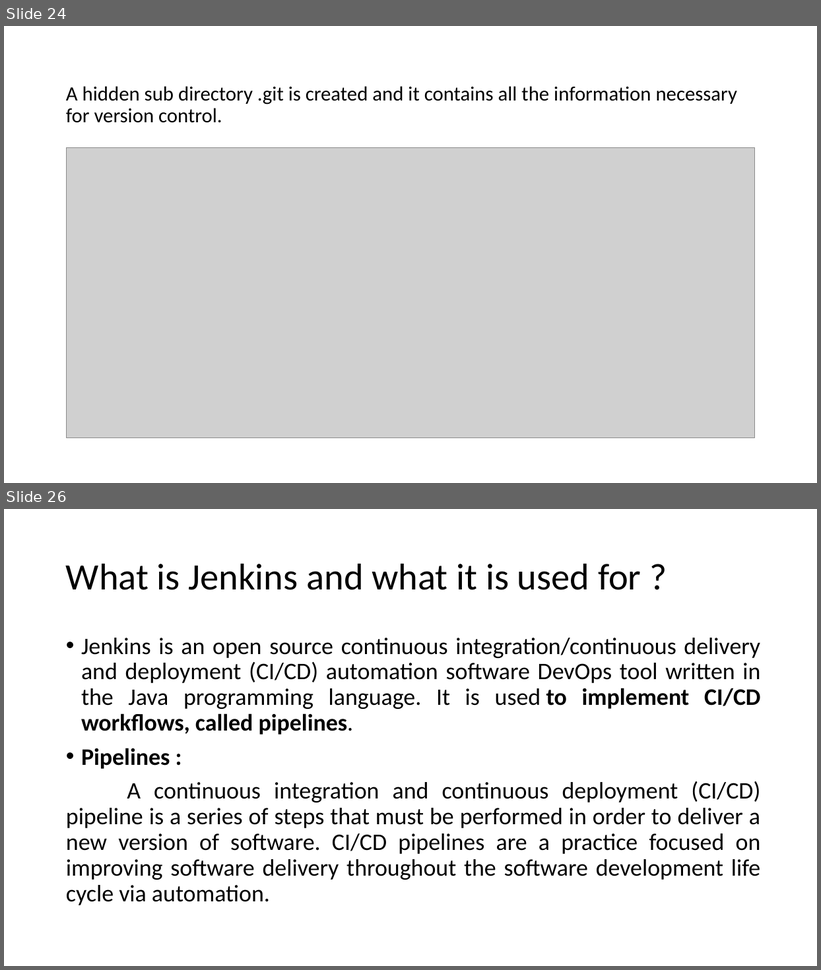
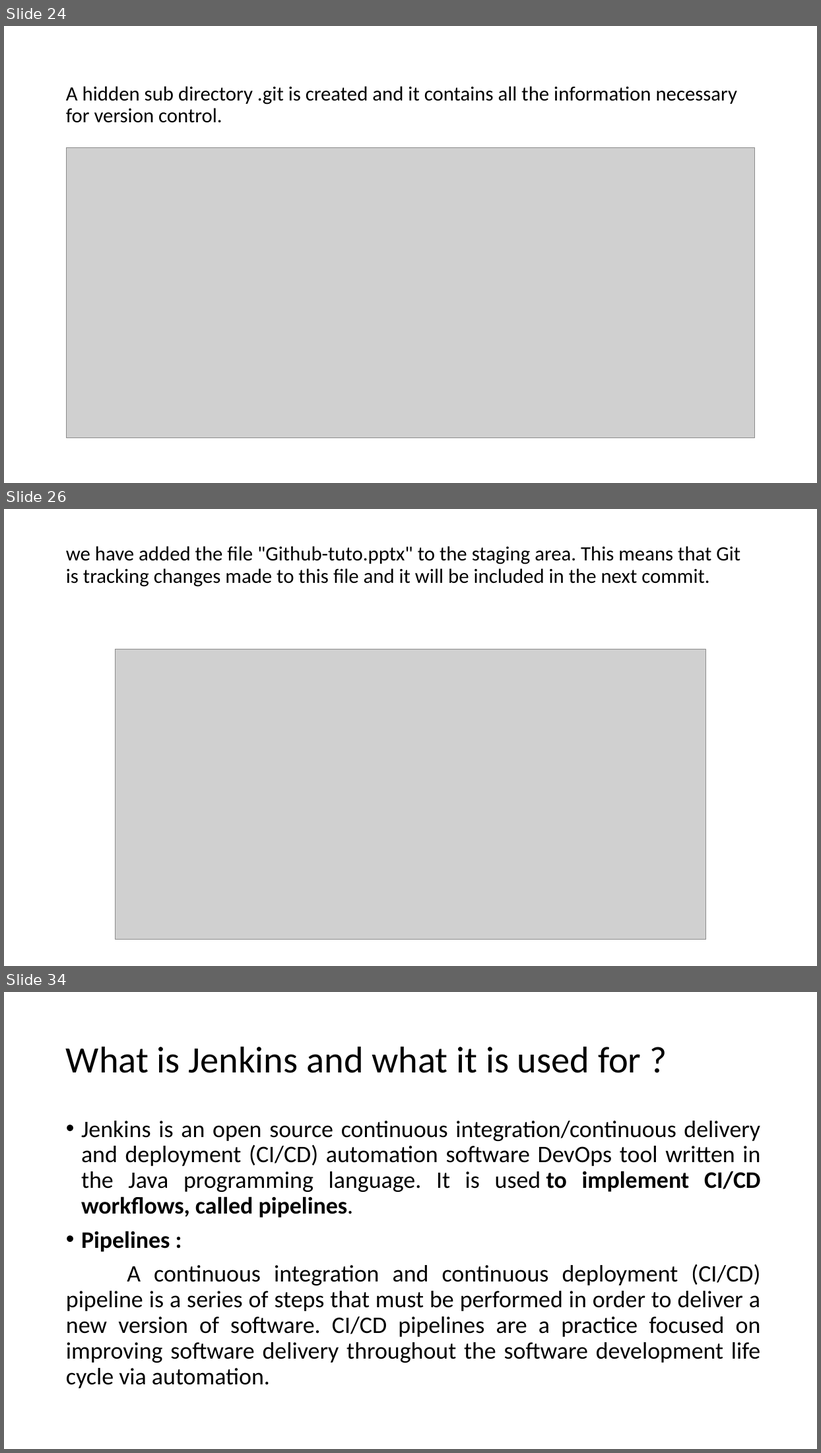
Before and after one commit to SkinnySyd/tutoGithub, a slide deck: Github-tuto.pptx. Shown one above the other, each under a label of ours: slides 24 and 26 before the commit, slides 24, 26 and 34 after it; the slides between them are not shown. The pictures are 821x970 and 821x1453 pixels, drawn with LibreOffice and Linux fonts; fonts in the diff are those of the drawing; grey boxes stand for pictures. Boxes give left, top, right and bottom in pixels: in the first picture for what was removed or moved away, otherwise in the second. Text is boxed around its words. In the diff, an @@ line names an element or a change of style, - is before the commit and + after.

```diff
--- a/Github-tuto.pptx
+++ b/Github-tuto.pptx
@@ slide 26 added at (x1=4, y1=509, x2=817, y2=966), background #FFFFFF @@
@@ title added at (x1=66, y1=546, x2=741, y2=587), 24 pt, text #000000 @@
+we have added the file "Github-tuto.pptx" to the staging area. This means that Git is tracking changes made to this file and it will be included in the next commit.
@@ picture added at (x1=115, y1=650, x2=706, y2=940) @@
@@ what was slide 26 is now slide 34 @@
```
Also in this commit, not shown: 1 slide changed, 7 other slides added.
